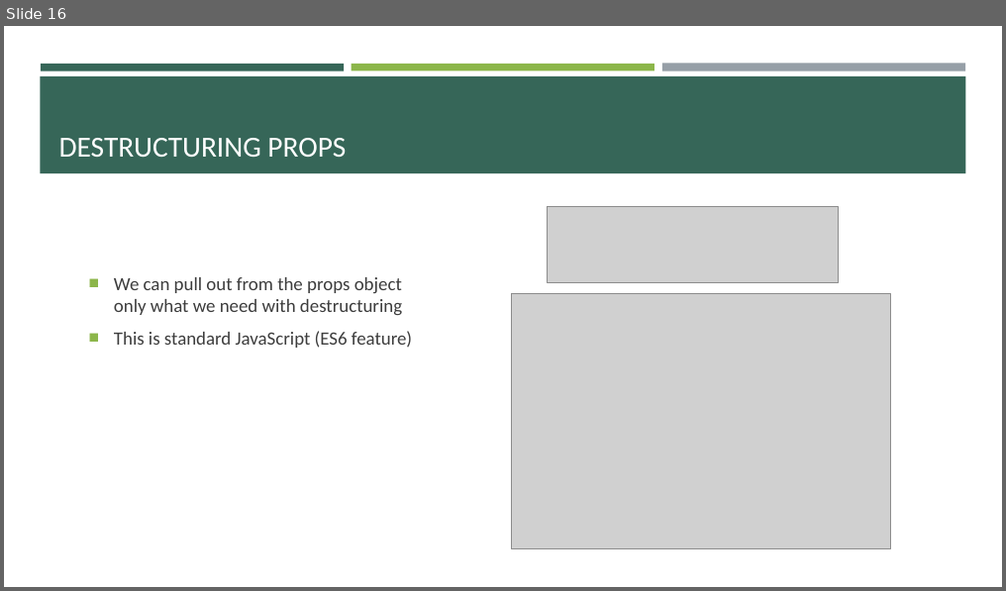
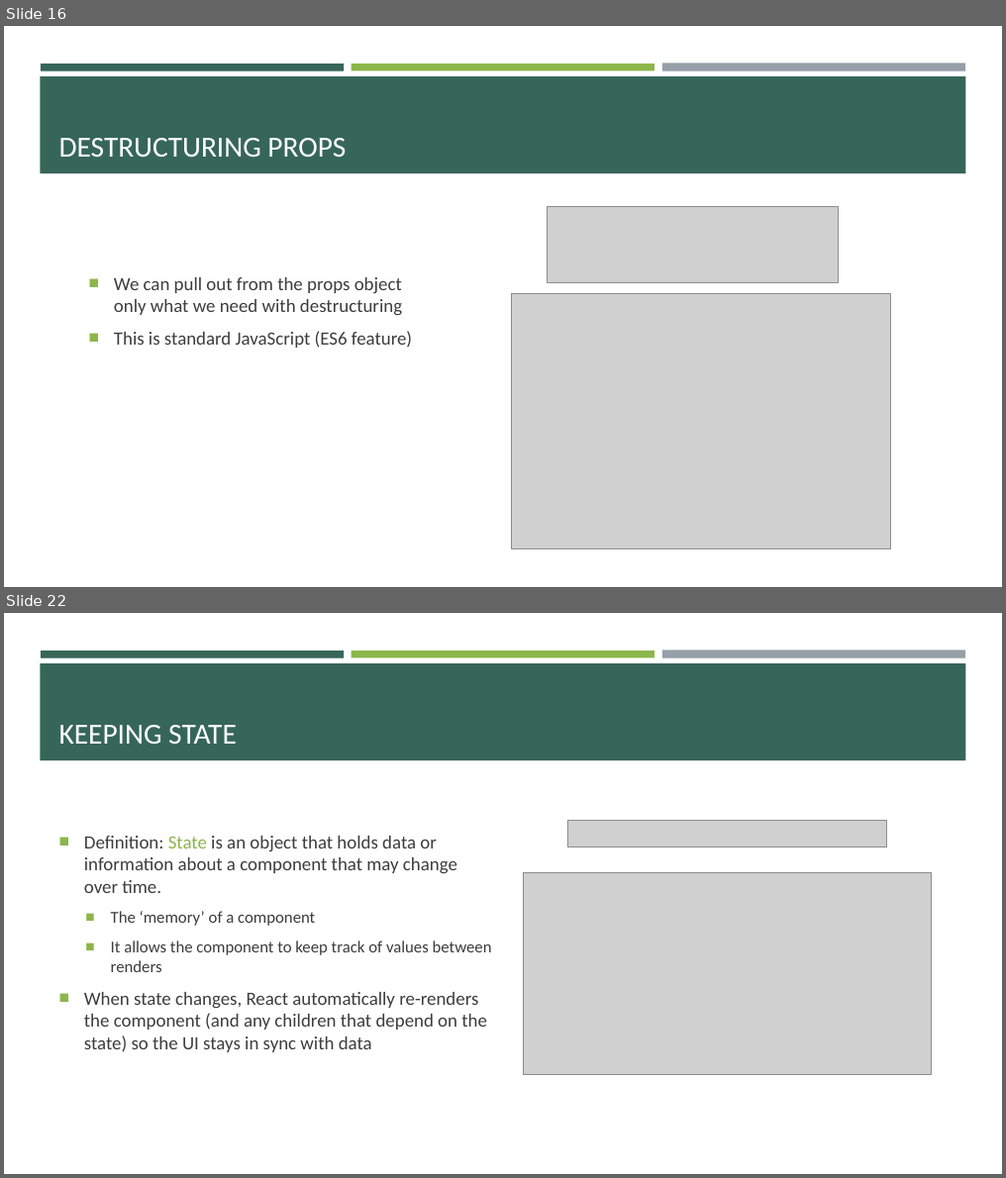
Before and after one commit to e-m-wilson/SNOW, a slide deck: Week_2/React.pptx. Shown one above the other, each under a label of ours: slide 16 before the commit, slides 16 and 22 after it; the slides between them are not shown. The pictures are 1006x591 and 1006x1178 pixels, drawn with LibreOffice and Linux fonts; fonts in the diff are those of the drawing; grey boxes stand for pictures. Boxes give left, top, right and bottom in pixels: in the first picture for what was removed or moved away, otherwise in the second. Text is boxed around its words. In the diff, an @@ line names an element or a change of style, - is before the commit and + after.

```diff
--- a/Week_2/React.pptx
+++ b/Week_2/React.pptx
@@ slide 22 added at (4, 613, 1002, 1174), background #FFFFFF; not listed: 4 template elements that a slide beside it also shows @@
@@ title added at (59, 725, 237, 744), 28 pt, text #FFFFFF @@
+KEEPING STATE
@@ picture added at (568, 820, 887, 848) @@
@@ text added at (84, 836, 492, 1053), 18 pt, text #3D3D3D @@
+■ Definition: State is an object that holds data or information about a component that may change over time.
+  ■ The ‘memory’ of a component
+  ■ It allows the component to keep track of values between renders
+■ When state changes, React automatically re-renders the component (and any children that depend on the state) so the UI stays in sync with data
@@ picture added at (524, 872, 932, 1075) @@
```
Also in this commit, not shown: 9 slides changed, 9 other slides added, 2 other files.
